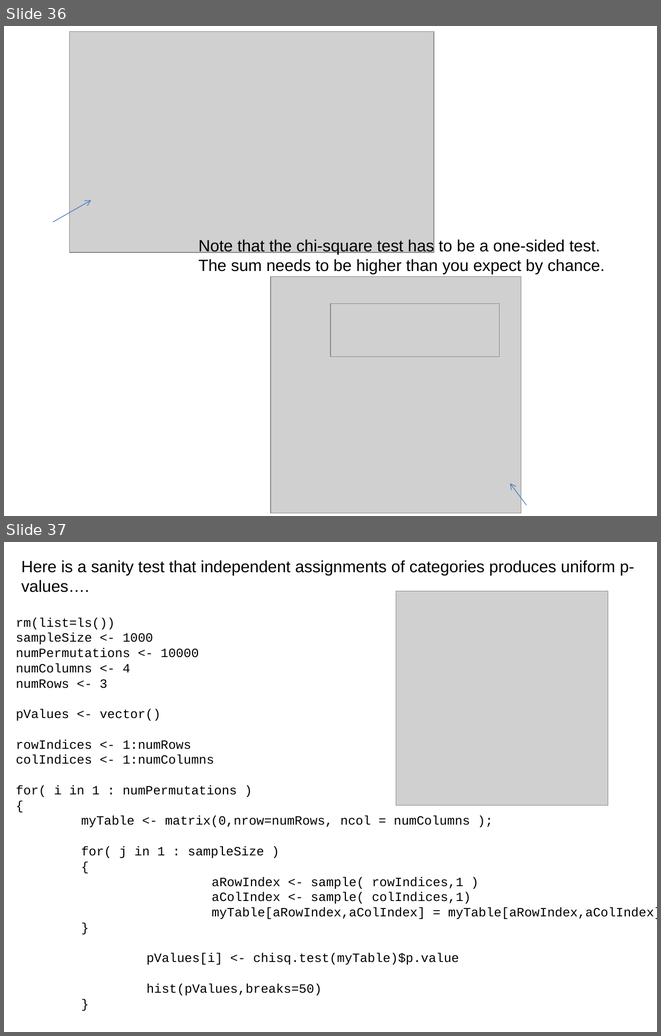
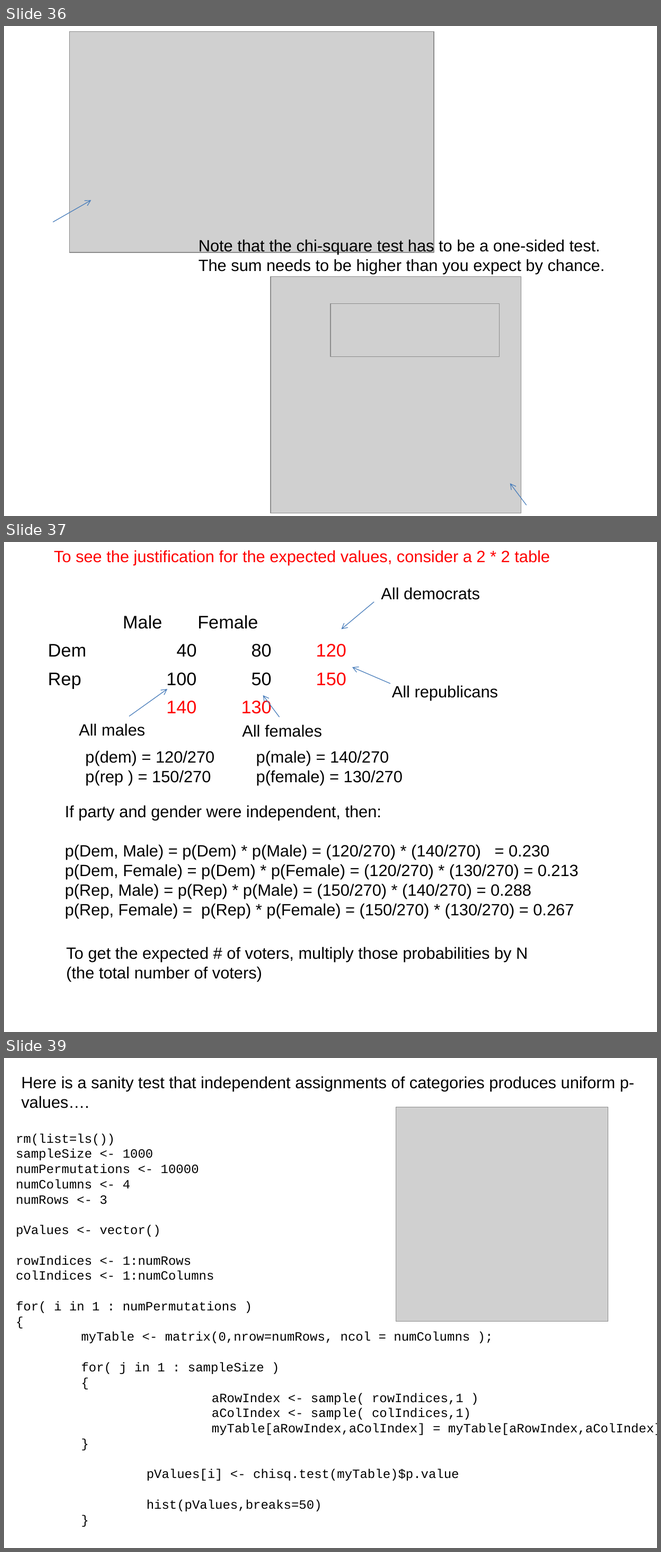
Before and after one commit to afodor/afodor.github.io, a slide deck: classes/stats2016/Lecture13.ppt. Shown one above the other, each under a label of ours: slides 36 and 37 before the commit, slides 36, 37 and 39 after it; the slides between them are not shown. The pictures are 661x1036 and 661x1552 pixels, drawn with LibreOffice and Linux fonts; fonts in the diff are those of the drawing; grey boxes stand for pictures. Boxes give left, top, right and bottom in pixels: in the first picture for what was removed or moved away, otherwise in the second. Text is boxed around its words. In the diff, an @@ line names an element or a change of style, - is before the commit and + after.

Commit message:
better demonstration of where expected values come from in Chi-square test

```diff
--- a/classes/stats2016/Lecture13.ppt
+++ b/classes/stats2016/Lecture13.ppt
@@ slide 37 added at [4, 542, 657, 1032], background #FFFFFF @@
@@ text added at [54, 550, 550, 565], 18 pt, text #FF0000 @@
+To see the justification for the expected values, consider a 2 * 2 table
@@ text added at [381, 587, 480, 600], 18 pt, text #000000 @@
+All democrats
@@ arrow added from (374, 602) to (342, 629), #4A7EBB 0.74 pt @@
@@ table added at [48, 607, 348, 718], 5 rows, 4 columns @@
+ | Male | Female | 
+Dem | 40 | 80 | 120
+Rep | 100 | 50 | 150
+ | 140 | 130 | 
+ |  |  | 
@@ arrow added from (390, 684) to (352, 668), #4A7EBB 0.74 pt @@
@@ arrow added from (130, 716) to (167, 689), #4A7EBB 0.74 pt @@
@@ arrow added from (280, 717) to (263, 696), #4A7EBB 0.74 pt @@
@@ text added at [392, 685, 498, 700], 18 pt, text #000000 @@
+All republicans
@@ text added at [79, 723, 145, 736], 18 pt, text #000000 @@
+All males
@@ text added at [242, 724, 322, 737], 18 pt, text #000000 @@
+All females
@@ text added at [85, 750, 214, 785], 18 pt, text #000000 @@
+p(dem) = 120/270
+p(rep ) = 150/270
@@ text added at [256, 750, 403, 785], 18 pt, text #000000 @@
+p(male) = 140/270
+p(female) = 130/270
@@ text added at [65, 805, 579, 918], 18 pt, text #000000 @@
+If party and gender were independent, then:
+p(Dem, Male) = p(Dem) * p(Male) = (120/270) * (140/270) = 0.230
+p(Dem, Female) = p(Dem) * p(Female) = (120/270) * (130/270) = 0.213
+p(Rep, Male) = p(Rep) * p(Male) = (150/270) * (140/270) = 0.288
+p(Rep, Female) = p(Rep) * p(Female) = (150/270) * (130/270) = 0.267
@@ text added at [66, 946, 528, 981], 18 pt, text #000000 @@
+To get the expected # of voters, multiply those probabilities by N
+(the total number of voters)
@@ what was slide 37 is now slide 39 @@
```
Also in this commit, not shown: 2 other slides added.
